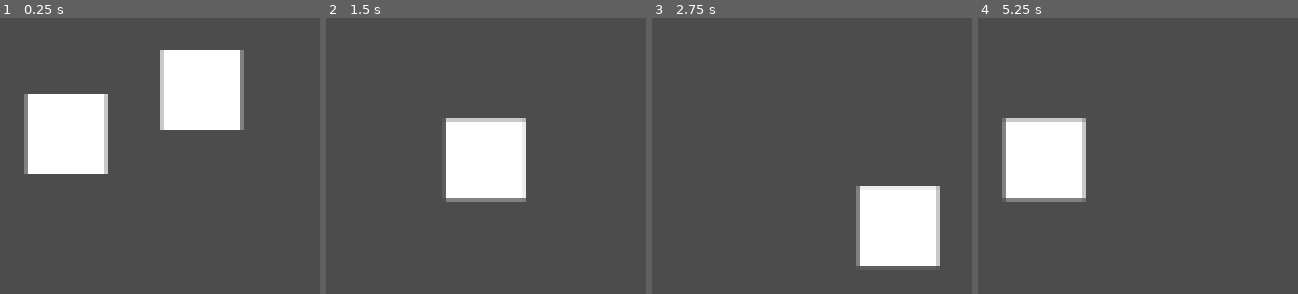
Above: before the commit, frames 1-4 (left to right).
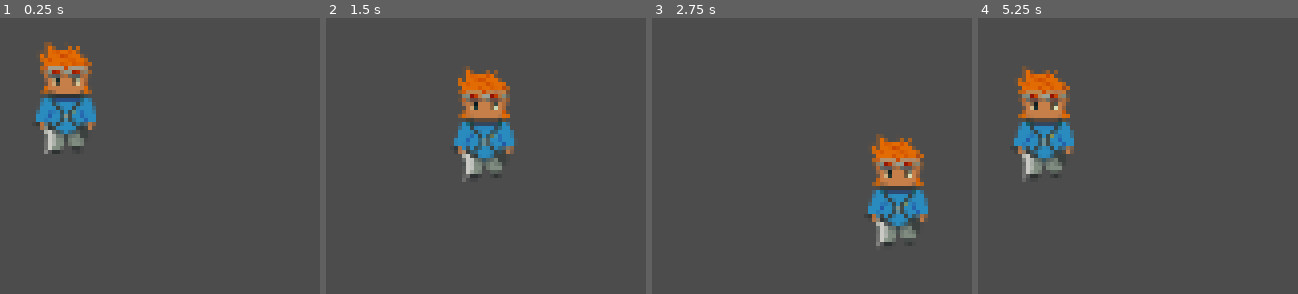
Above: after the commit, the same moments.

Repository: outfrost/ld48
Game: Godot game, scene res://level/TestSceneOutfrost.tscn
The game is run twice, just before and just after one commit, with the same random seed, the same clock (stepped at 60 frames per second) and the same inputs. This scene is started directly instead of the project's main scene.
Inputs:
- Up to frame 1 (0.25 s): no input
- Up to frame 2 (1.5 s): tap Enter at 0.5 s; hold D (move_right) 0.53-1.28 s; hold F (use) 0.53-1.28 s; hold S (move_down) from 1.28 s (still down); tap F (use) at 1.35 s
- Up to frame 3 (2.75 s): tap Space at 2 s; release S (move_down) at 2.03 s; hold D (move_right) from 2.03 s (still down); hold F (use) from 2.03 s (still down)
- Up to frame 4 (5.25 s): release D (move_right) at 2.78 s; release F (use) at 2.78 s; hold W (move_up) 2.78-3.53 s; tap F (use) at 2.85, 4.35 s; hold F (use) 3.53-4.28 s; hold A (move_left) 3.53-5.03 s; hold S (move_down) from 5.03 s (still down); hold F (use) from 5.03 s (still down)

The runs differ from the first frame. In frame 1, 18% of the frame differs, in the area x 7-77%, y 8-57%; in frame 2, 9.9%; in frame 3, 9.9%; in frame 4, 10%.

Commit message:
Add PlayerCharacter and Lootable scenes

Diff:
--- /dev/null
+++ b/character/PlayerCharacter.tscn
@@ -0,0 +1,21 @@
+[gd_scene load_steps=4 format=2]
+
+[ext_resource path="res://character/PlayerCharacter.gd" type="Script" id=1]
+[ext_resource path="res://character/player.png" type="Texture" id=2]
+
+[sub_resource type="CircleShape2D" id=1]
+radius = 16.0
+
+[node name="PlayerCharacter" type="KinematicBody2D"]
+position = Vector2( 576.945, 252.748 )
+script = ExtResource( 1 )
+__meta__ = {
+"_edit_group_": true
+}
+
+[node name="CollisionShape2D" type="CollisionShape2D" parent="."]
+shape = SubResource( 1 )
+
+[node name="Sprite" type="Sprite" parent="."]
+texture = ExtResource( 2 )
+offset = Vector2( 0, -16 )
--- a/level/Lootable.gd
+++ b/level/Lootable.gd
@@ -1,5 +1,5 @@
 class_name Lootable
-extends Node2D
+extends Area2D
 
 export(Item.ItemType) var loot1
 export var loot1_amount: int
@@ -9,8 +9,8 @@
 var character
 
 func _ready() -> void:
-	$Area2D.connect("body_entered", self, "on_body_entered")
-	$Area2D.connect("body_exited", self, "on_body_exited")
+	connect("body_entered", self, "on_body_entered")
+	connect("body_exited", self, "on_body_exited")
 
 func on_body_entered(body):
 	if body.has_method("entered_lootable_range"):
--- a/level/TestSceneOutfrost.tscn
+++ b/level/TestSceneOutfrost.tscn
@@ -1,54 +1,17 @@
-[gd_scene load_steps=8 format=2]
+[gd_scene load_steps=4 format=2]
 
-[ext_resource path="res://level/Lootable.gd" type="Script" id=1]
-[ext_resource path="res://character/PlayerCharacter.gd" type="Script" id=2]
-
-[sub_resource type="QuadMesh" id=1]
-size = Vector2( 32, 32 )
-
-[sub_resource type="CircleShape2D" id=2]
-radius = 24.0
-
-[sub_resource type="CircleShape2D" id=3]
-radius = 24.0
-
-[sub_resource type="QuadMesh" id=4]
-size = Vector2( 32, 32 )
+[ext_resource path="res://object/Lootable.tscn" type="PackedScene" id=1]
+[ext_resource path="res://character/PlayerCharacter.tscn" type="PackedScene" id=2]
 
 [sub_resource type="RectangleShape2D" id=5]
 extents = Vector2( 120, 120 )
 
 [node name="TestSceneOutfrost" type="Node2D"]
 
-[node name="Lootable" type="Node2D" parent="."]
-position = Vector2( 630.824, 234.595 )
-script = ExtResource( 1 )
-__meta__ = {
-"_edit_group_": true
-}
-loot1 = 1
-loot1_amount = 2
+[node name="Lootable" parent="." instance=ExtResource( 1 )]
+position = Vector2( 432.148, 276.126 )
 
-[node name="MeshInstance2D" type="MeshInstance2D" parent="Lootable"]
-mesh = SubResource( 1 )
-
-[node name="Area2D" type="Area2D" parent="Lootable"]
-
-[node name="CollisionShape2D" type="CollisionShape2D" parent="Lootable/Area2D"]
-shape = SubResource( 2 )
-
-[node name="PlayerCharacter" type="KinematicBody2D" parent="."]
-position = Vector2( 576.945, 252.748 )
-script = ExtResource( 2 )
-__meta__ = {
-"_edit_group_": true
-}
-
-[node name="CollisionShape2D" type="CollisionShape2D" parent="PlayerCharacter"]
-shape = SubResource( 3 )
-
-[node name="MeshInstance2D" type="MeshInstance2D" parent="PlayerCharacter"]
-mesh = SubResource( 4 )
+[node name="PlayerCharacter" parent="." instance=ExtResource( 2 )]
 
 [node name="StaticBody2D" type="StaticBody2D" parent="."]
 
--- /dev/null
+++ b/object/Lootable.tscn
@@ -0,0 +1,14 @@
+[gd_scene load_steps=3 format=2]
+
+[ext_resource path="res://level/Lootable.gd" type="Script" id=1]
+
+[sub_resource type="CircleShape2D" id=2]
+radius = 24.0
+
+[node name="Lootable" type="Area2D"]
+script = ExtResource( 1 )
+loot1 = 1
+loot1_amount = 2
+
+[node name="CollisionShape2D" type="CollisionShape2D" parent="."]
+shape = SubResource( 2 )
--- a/project.godot
+++ b/project.godot
@@ -29,7 +29,7 @@
 "language": "GDScript",
 "path": "res://level/Item.gd"
 }, {
-"base": "Node2D",
+"base": "Area2D",
 "class": "Lootable",
 "language": "GDScript",
 "path": "res://level/Lootable.gd"
